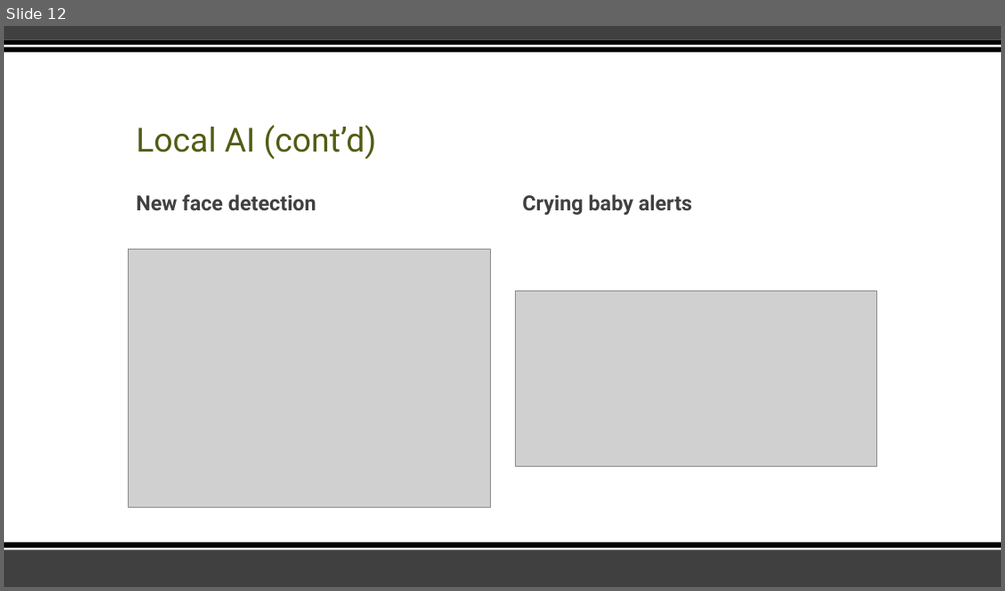
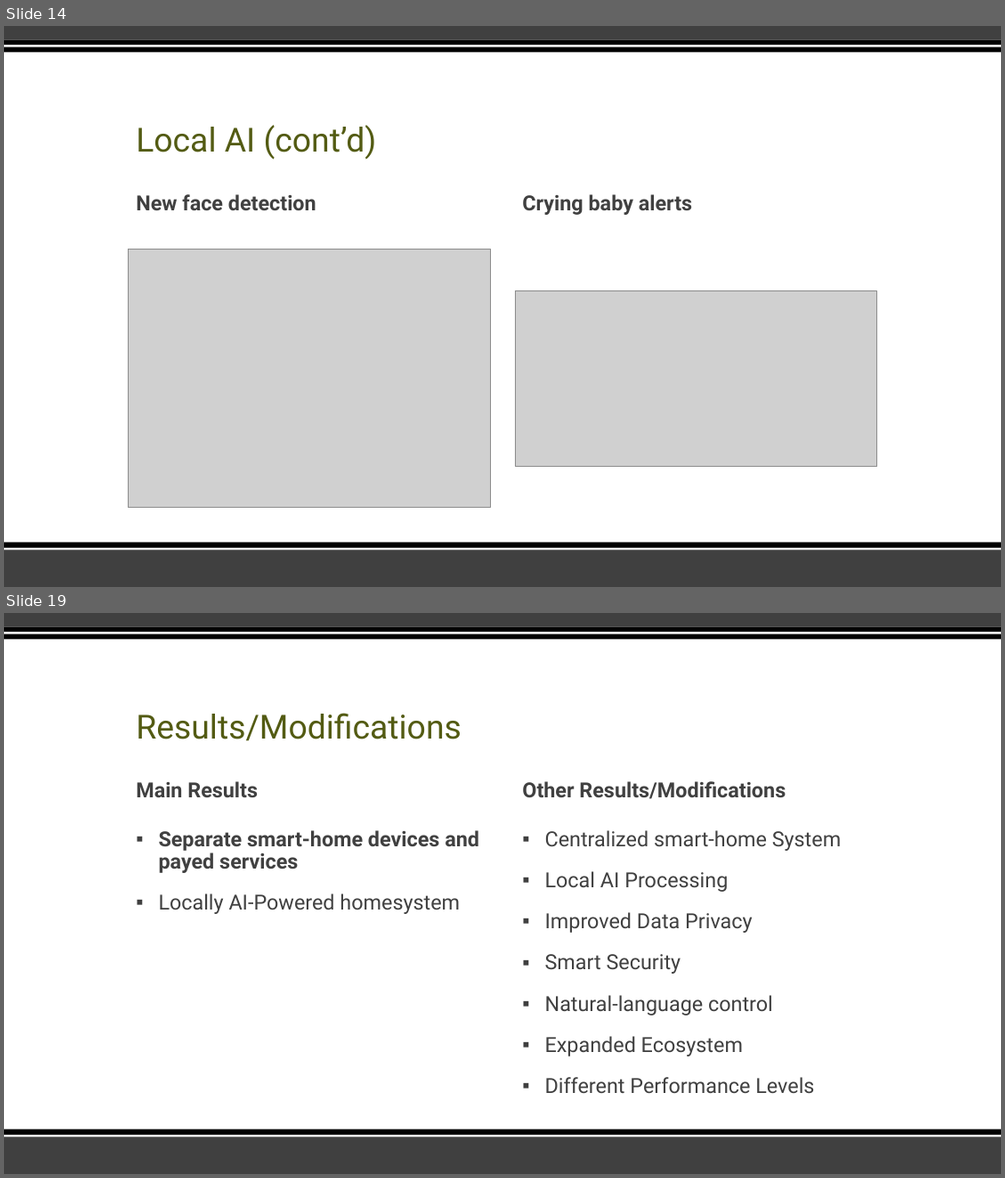
Before and after one commit to Cy-EF0510/Vanier, a slide deck: Semester 7 Fall 2026/IOT/Assignments/HomeAgent.pptx. Shown one above the other, each under a label of ours: slide 12 before the commit, slides 14 and 19 after it; the slides between them are not shown. The pictures are 1005x591 and 1005x1178 pixels, drawn with LibreOffice and Linux fonts; fonts in the diff are those of the drawing; grey boxes stand for pictures. Boxes give left, top, right and bottom in pixels: in the first picture for what was removed or moved away, otherwise in the second. Text is boxed around its words. In the diff, an @@ line names an element or a change of style, - is before the commit and + after.

```diff
--- a/Semester 7 Fall 2026/IOT/Assignments/HomeAgent.pptx
+++ b/Semester 7 Fall 2026/IOT/Assignments/HomeAgent.pptx
@@ slide 19 added at (4, 613, 1001, 1174), background #FFFFFF; not listed: 6 template elements that a slide beside it also shows @@
@@ title added at (136, 713, 461, 741), 32 pt, text #535C14 @@
+Results/Modifications
@@ text added at (136, 781, 258, 797), 20 pt, text #404040, bold @@
+Main Results
@@ text added at (522, 781, 785, 799), 20 pt, text #404040, bold @@
+Other Results/Modifications
@@ text added at (159, 830, 479, 914), 20 pt, text #404040, bold @@
+▪ Separate smart-home devices and payed services
+▪ Locally AI-Powered homesystem
@@ text added at (545, 830, 841, 1093), 20 pt, text #404040 @@
+▪ Centralized smart-home System
+▪ Local AI Processing
+▪ Improved Data Privacy
+▪ Smart Security
+▪ Natural-language control
+▪ Expanded Ecosystem
+▪ Different Performance Levels
@@ what was slide 12 is now slide 14 @@
```
Also in this commit, not shown: 3 slides changed, 7 other slides added, 8 slides removed.
